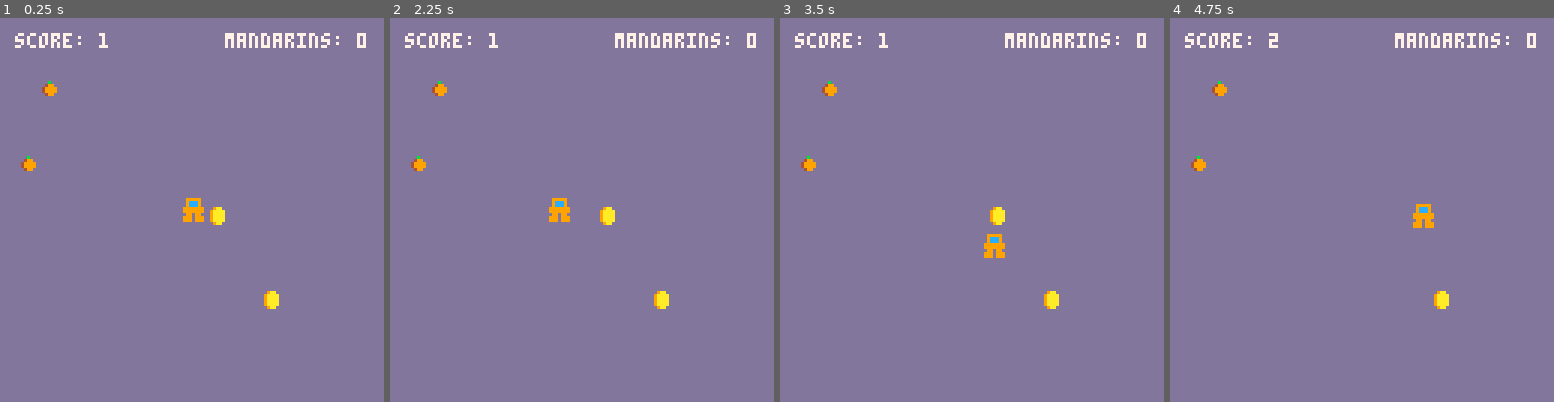
Above: before the commit, frames 1-4 (left to right).
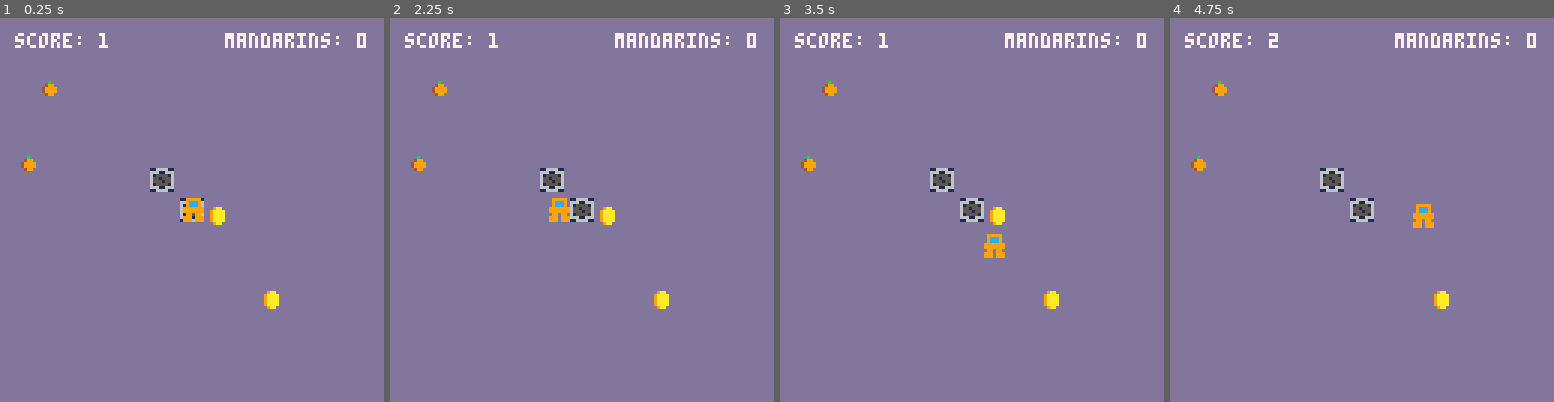
Above: after the commit, the same moments.

Repository: Thomasjkeel/first-game
Game: PICO-8 cartridge test_first_game.p8
Same seed, same stepped clock (60 frames per second), same inputs: the game is played once before the commit and once after it.
Inputs:
- Up to frame 1 (0.25 s): no input
- Up to frame 2 (2.25 s): hold Left from 1.97 s (still down)
- Up to frame 3 (3.5 s): release Left at 2.37 s; hold Down 2.42-2.82 s; hold Right from 2.87 s (still down)
- Up to frame 4 (4.75 s): release Right at 3.53 s; hold Up 3.58-4.08 s; hold Right 4.13-4.53 s; hold Down from 4.58 s (still down)

The runs differ from the first frame. In frame 1, 0.5% of the frame differs, in the area x 39-54%, y 39-54%; in frame 2, 0.8%; in frame 3, 0.8%; in frame 4, 0.8%.

Commit message:
add blocks

Diff:
--- a/test_first_game.p8
+++ b/test_first_game.p8
@@ -60,12 +60,17 @@
   make_coin(),
   make_coin()
  }
-
  -- mandarins
  mandarins={
   make_mandarin(),
   make_mandarin()
  }
+ -- blocks
+ blocks={
+  make_block(50,50),
+  make_block(60,60)
+ }
+
 end
 
 function _update()
@@ -78,14 +83,20 @@
   mandarin:update()
   player:check_collision(mandarin)
  end
+ for block in all(blocks) do
+  block:update()
+ end
 end
 
 function _draw()
  cls(13)
  print("score: " .. score, 5, 5, 7)
  print("mandarins: " .. mandarin_score, 75, 5, 7)
+ local block
+ for block in all(blocks) do
+  block:draw()
+ end
  player:draw()
-
  local coin
  for coin in all(coins) do
   coin:draw()
@@ -135,6 +147,22 @@
  return mandarin
 end
 
+function make_block(x,y)
+ block={
+  x=x,
+  y=y,
+  width=8,
+  height=8,
+  update=function(self)
+  end,
+  draw=function(self)
+   spr(2,self.x,self.y)
+  end
+ }
+ return block
+end
+
+
 function circ_overlapping(x1,y1,r1,x2,y2,r2)
  local dx=mid(-100,x2-x1,100)
  local dy=mid(-100,y2-y1,100)
@@ -142,18 +170,18 @@
 end
 
 __gfx__
-00000000099999000000000000000000000000000000000000000000000000000000000000000000000000000000000000000000000000000000000000000000
-0000000009ccc90000000000009aa000000b00000000000000000000000000000000000000000000000000000000000000000000000000000000000000000000
-0070070009ccc9000000000009aaaa00004990000000000000000000000000000000000000000000000000000000000000000000000000000000000000000000
-00077000999999900000000009aaaa00049999000000000000000000000000000000000000000000000000000000000000000000000000000000000000000000
-0007700099999990000d000009aaaa00049999000000000000000000000000000000000000000000000000000000000000000000000000000000000000000000
-00700700099099000000000009aaaa00004990000000000000000000000000000000000000000000000000000000000000000000000000000000000000000000
-000000009990999000000000009aa000000000000000000000000000000000000000000000000000000000000000000000000000000000000000000000000000
-00000000999099900000000000000000000000000000000000000000000000000000000000000000000000000000000000000000000000000000000000000000
+00000000099999001166661100000000000000000000000000000000000000000000000000000000000000000000000000000000000000000000000000000000
+0000000009ccc90066611666009aa000000b00000000000000000000000000000000000000000000000000000000000000000000000000000000000000000000
+0070070009ccc9006155551609aaaa00004990000000000000000000000000000000000000000000000000000000000000000000000000000000000000000000
+00077000999999906551555609aaaa00049999000000000000000000000000000000000000000000000000000000000000000000000000000000000000000000
+00077000999999906555155609aaaa00049999000000000000000000000000000000000000000000000000000000000000000000000000000000000000000000
+00700700099099006155551609aaaa00004990000000000000000000000000000000000000000000000000000000000000000000000000000000000000000000
+000000009990999066611666009aa000000000000000000000000000000000000000000000000000000000000000000000000000000000000000000000000000
+00000000999099901166661100000000000000000000000000000000000000000000000000000000000000000000000000000000000000000000000000000000
 __map__
-0000000000000000000000001412000000000000000000000000000000000000000000000000000000000000000000000000000000000000000000000000000000000000000000000000000000000000000000000000000000000000000000000000000000000000000000000000000000000000000000000000000000000000
-0000020000000000020000001400020000000000000000000000000000000000000000000000000000000000000000000000000000000000000000000000000000000000000000000000000000000000000000000000000000000000000000000000000000000000000000000000000000000000000000000000000000000000
-0000000000000000000000000002000000000000000000000000000000000000000000000000000000000000000000000000000000000000000000000000000000000000000000000000000000000000000000000000000000000000000000000000000000000000000000000000000000000000000000000000000000000000
+0000000000000000000000021412000000000000000000000000000000000000000000000000000000000000000000000000000000000000000000000000000000000000000000000000000000000000000000000000000000000000000000000000000000000000000000000000000000000000000000000000000000000000
+0000020002020202020202001400020000000000000000000000000000000000000000000000000000000000000000000000000000000000000000000000000000000000000000000000000000000000000000000000000000000000000000000000000000000000000000000000000000000000000000000000000000000000
+0000000002020202020200000002000000000000000000000000000000000000000000000000000000000000000000000000000000000000000000000000000000000000000000000000000000000000000000000000000000000000000000000000000000000000000000000000000000000000000000000000000000000000
 0000000000040000000000020000000000000000000000000000000000000000000000000000000000000000000000000000000000000000000000000000000000000000000000000000000000000000000000000000000000000000000000000000000000000000000000000000000000000000000000000000000000000000
 0002000000001400020004000000000200000000000000000000000000000000000000000000000000000000000000000000000000000000000000000000000000000000000000000000000000000000000000000000000000000000000000000000000000000000000000000000000000000000000000000000000000000000
 0000000000000000000000000200000000000000000000000000000000000000000000000000000000000000000000000000000000000000000000000000000000000000000000000000000000000000000000000000000000000000000000000000000000000000000000000000000000000000000000000000000000000000
